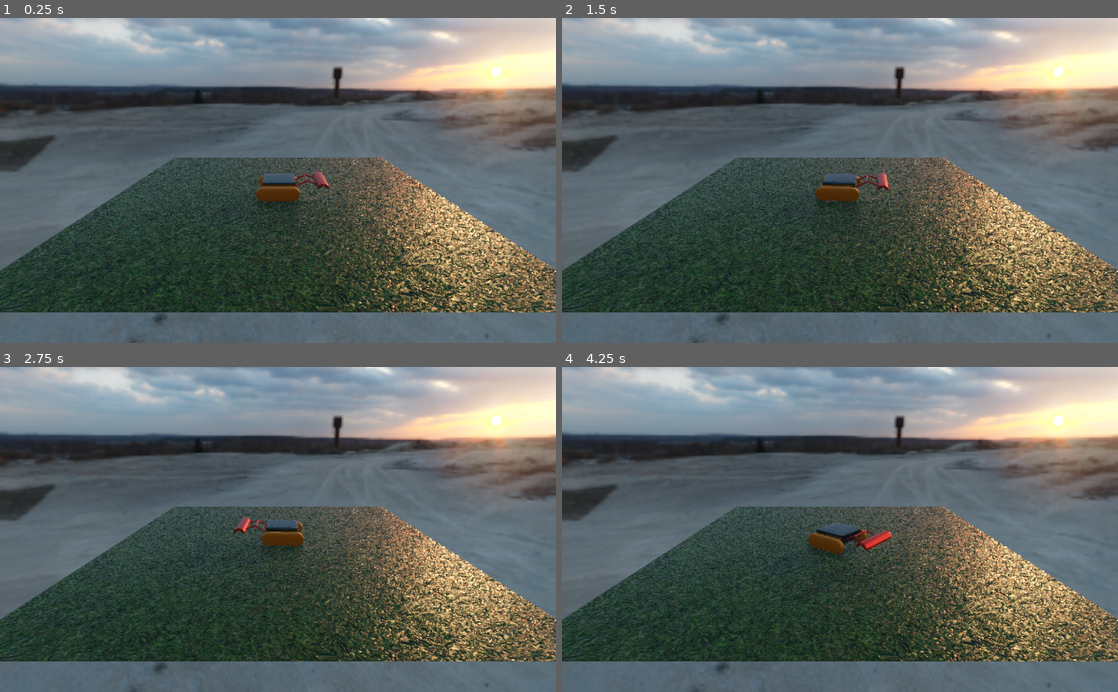
Above: before the commit, frames 1-4 (two rows, left to right).
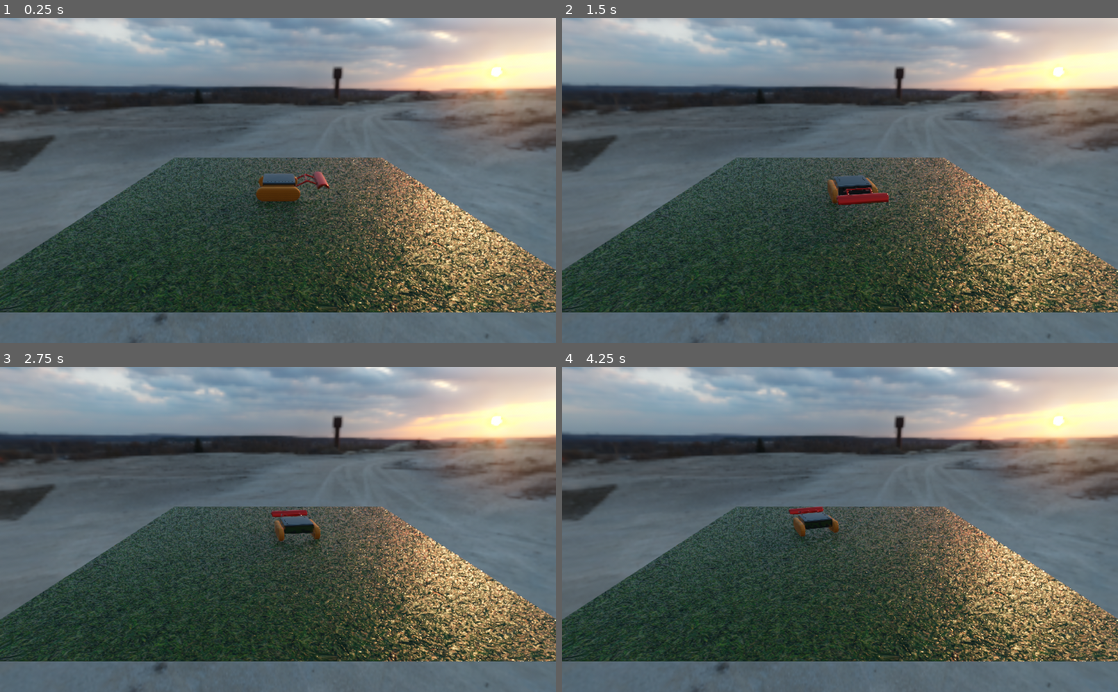
Above: after the commit, the same moments.

Repository: Waaflee/Mobile-Robot-Simulation
Game: Godot game, scene res://Scenes/World.tscn
Same seed, same stepped clock (60 frames per second), same inputs: the game is played once before the commit and once after it.
Inputs:
- Up to frame 1 (0.25 s): no input
- Up to frame 2 (1.5 s): tap Enter at 0.5 s; hold Right (ui_right) 0.53-1.28 s; hold Down (ui_down) from 1.28 s (still down)
- Up to frame 3 (2.75 s): release Down (ui_down) at 2.03 s; hold Right (ui_right) from 2.03 s (still down)
- Up to frame 4 (4.25 s): release Right (ui_right) at 2.78 s; hold Up (ui_up) 2.78-3.53 s; hold Left (ui_left) from 3.53 s (still down)

The runs differ from the first frame. In frame 1, less than 0.1% of the frame differs, in the area x 46-60%, y 47-66%; in frame 2, 0.9%; in frame 3, 0.9%; in frame 4, 1.3%, in the area x 38-60%, y 42-70%.

Commit message:
feat: full robot controll

Diff:
--- a/Scenes/Robot.tscn
+++ b/Scenes/Robot.tscn
@@ -20,3 +20,4 @@
 
 [node name="VehicleWheel_Left" type="VehicleWheel" parent="Robotvehicle" index="4"]
 transform = Transform( -4.37114e-08, 0, -1, 0, 1, 0, 1, 0, -4.37114e-08, 0, -0.265463, 1.1575 )
+use_as_traction = true
--- a/Scenes/Robotvehicle.gd
+++ b/Scenes/Robotvehicle.gd
@@ -1,7 +1,5 @@
 extends VehicleBody
 
-export(NodePath) var PATH_FOLLOW
-onready var path_follow: Spatial = get_node(PATH_FOLLOW)
 ############################################################
 # behaviour values
 
@@ -36,15 +34,22 @@
 
 	# overrules for keyboard
 	if Input.is_action_pressed("ui_up"):
+		$VehicleWheel_Left.use_as_traction = true
+		$VehicleWheel_Right.use_as_traction = true
 		throttle_val = 1.0
 	if Input.is_action_pressed("ui_down"):
+		$VehicleWheel_Left.use_as_traction = true
+		$VehicleWheel_Right.use_as_traction = true
 #		brake_val = 1.0
 		throttle_val = -1.0
 	if Input.is_action_pressed("ui_left"):
-		steer_val = 1.0
+		$VehicleWheel_Left.use_as_traction = false
+		$VehicleWheel_Right.use_as_traction = true
+		throttle_val = 1.0
 	elif Input.is_action_pressed("ui_right"):
-		steer_val = -1.0
-
+		$VehicleWheel_Left.use_as_traction = true
+		$VehicleWheel_Right.use_as_traction = false
+		throttle_val = 1.0
 
 	engine_force = throttle_val * MAX_ENGINE_FORCE
 	brake = brake_val * MAX_BRAKE_FORCE
--- a/Scenes/World.tscn
+++ b/Scenes/World.tscn
@@ -34,7 +34,7 @@
 shadow_enabled = true
 
 [node name="Robot" parent="." instance=ExtResource( 1 )]
-transform = Transform( 1, 0, 0, 0, 1, 0, 0, 0, 1, 0, 0.203063, 0 )
+transform = Transform( 1, 0, 0, 0, 1, 0, 0, 0, 1, 0, 0.279263, 0 )
 
 [node name="Camera" type="Camera" parent="."]
 transform = Transform( -1, 2.66521e-08, -8.32611e-08, 0, 0.952396, 0.304864, 8.74228e-08, 0.304864, -0.952396, 0.062713, 6.22557, -16.6317 )
